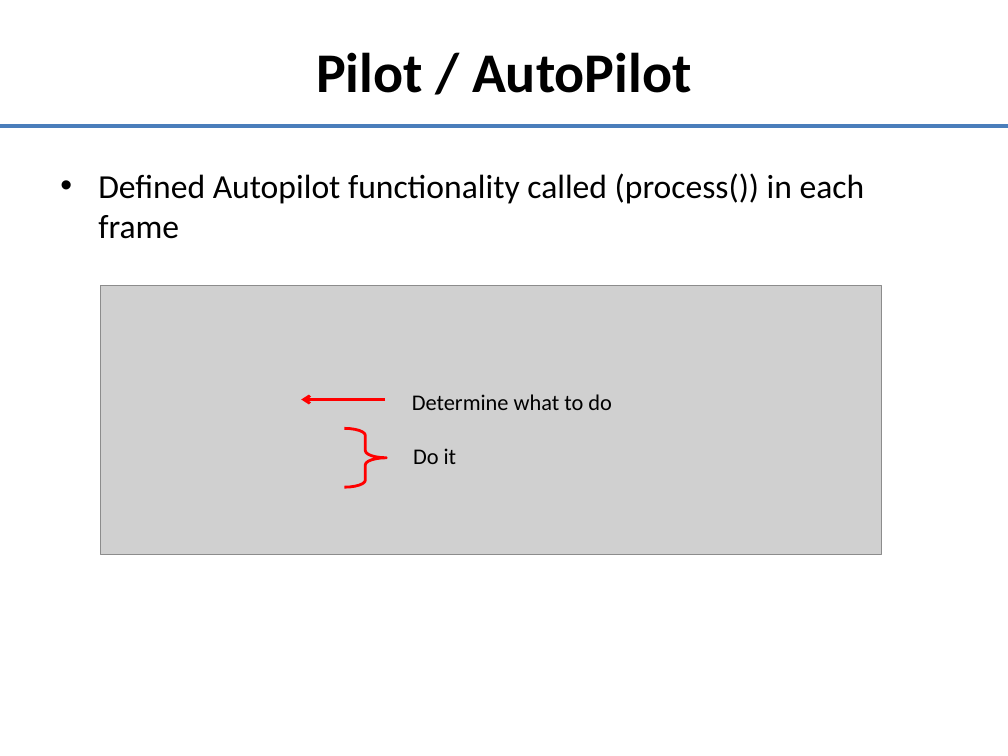
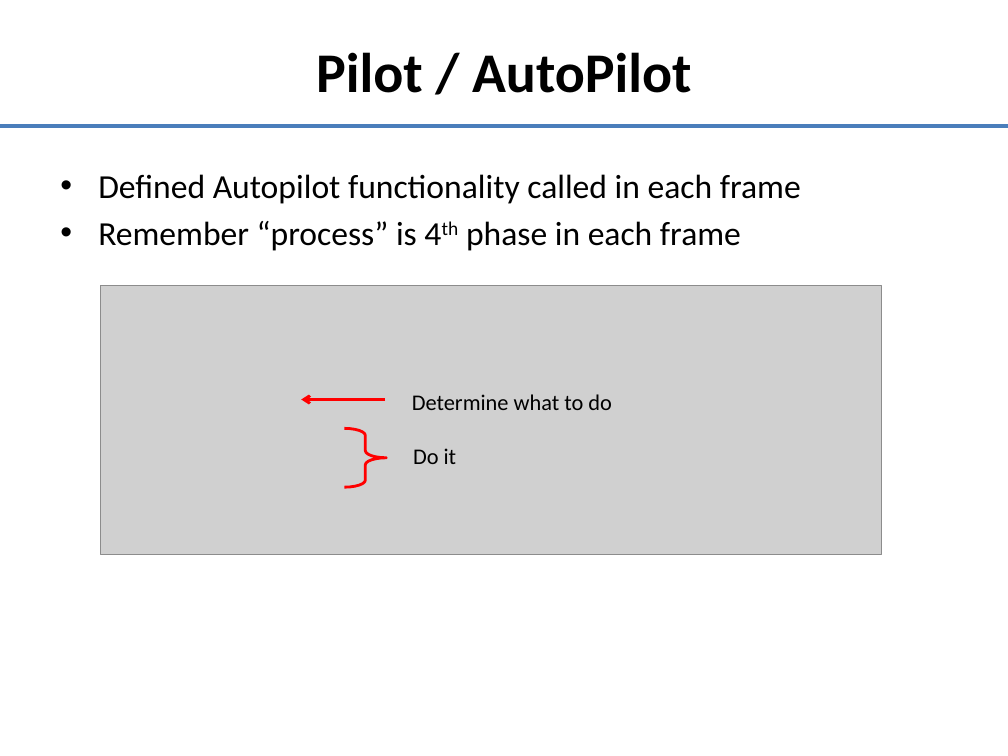
Before and after one commit to doughodson/OpenEaagles, a slide deck: slide 21 of doc/umlDiagrams/player-control-logic.pptx. Drawn at 1008x756 pixels with LibreOffice and Linux fonts; fonts in the diff are those of the drawing; grey boxes stand for pictures. Boxes give left, top, right and bottom in pixels: in the first picture for what was removed or moved away, otherwise in the second. Text is boxed around its words. In the diff, an @@ line names an element or a change of style, - is before the commit and + after.

```diff
--- a/doc/umlDiagrams/player-control-logic.pptx
+++ b/doc/umlDiagrams/player-control-logic.pptx
@@ text at [98, 174, 801, 251]: text changed @@
-• Defined Autopilot functionality called (process()) in each frame
+• Defined Autopilot functionality called in each frame
+• Remember “process” is 4th phase in each frame
```
Also in this commit, not shown: 1 other slide changed, 1 other file.
